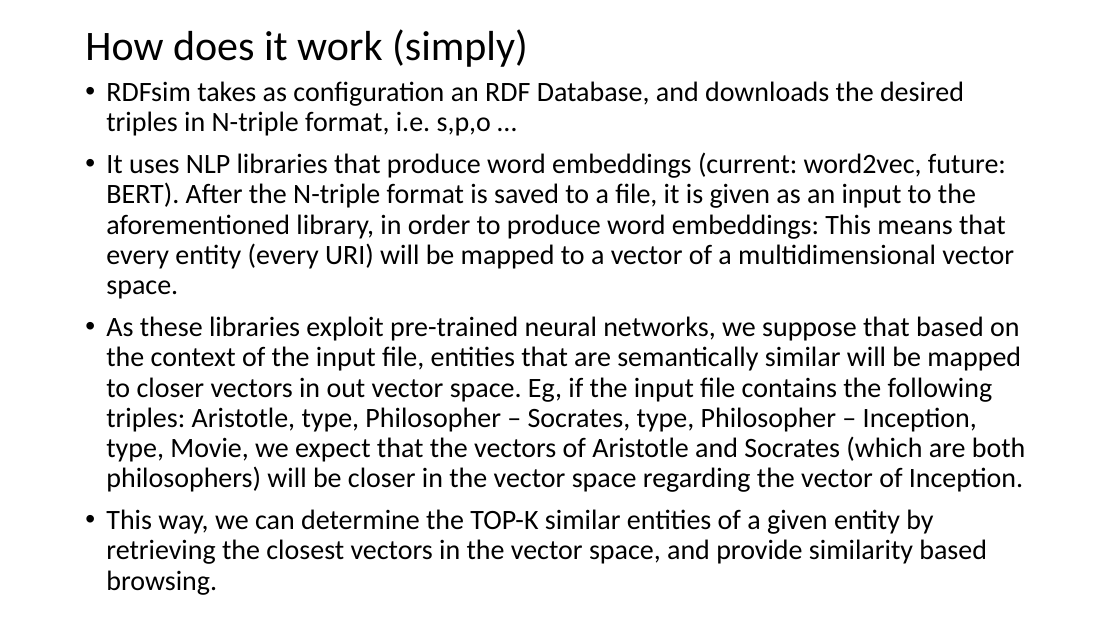
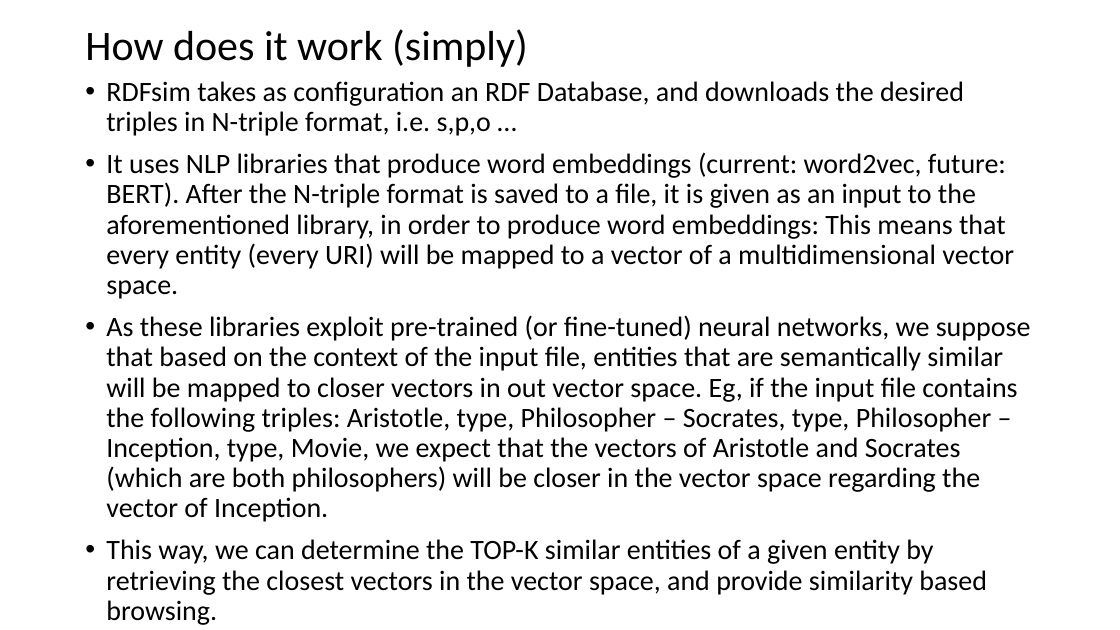
Before and after one commit to MChatzakis/RDFsim, a slide deck: slide 6 of RDFsim/presentation/RDFsim.pptx (slide 4 before the commit). Drawn at 1120x630 pixels with LibreOffice and Linux fonts; fonts in the diff are those of the drawing. Boxes give left, top, right and bottom in pixels: in the first picture for what was removed or moved away, otherwise in the second. Text is boxed around its words. In the diff, an @@ line names an element or a change of style, - is before the commit and + after.

```diff
--- a/RDFsim/presentation/RDFsim.pptx
+++ b/RDFsim/presentation/RDFsim.pptx
@@ text at (x1=106, y1=315, x2=1031, y2=522): text changed @@
-• As these libraries exploit pre-trained neural networks, we suppose that based on the context of the input file, entities that are semantically similar will be mapped to closer vectors in out vector space. Eg, if the input file contains the following triples: Aristotle, type, Philosopher – Socrates, type, Philosopher – Inception, type, Movie, we expect that the vectors of Aristotle and Socrates (which are both philosophers) will be closer in the vector space regarding the vector of Inception.
+• As these libraries exploit pre-trained (or fine-tuned) neural networks, we suppose that based on the context of the input file, entities that are semantically similar will be mapped to closer vectors in out vector space. Eg, if the input file contains the following triples: Aristotle, type, Philosopher – Socrates, type, Philosopher – Inception, type, Movie, we expect that the vectors of Aristotle and Socrates (which are both philosophers) will be closer in the vector space regarding the vector of Inception.
```
Also in this commit, not shown: 1 other slide changed, 2 slides added, 1 other file.
